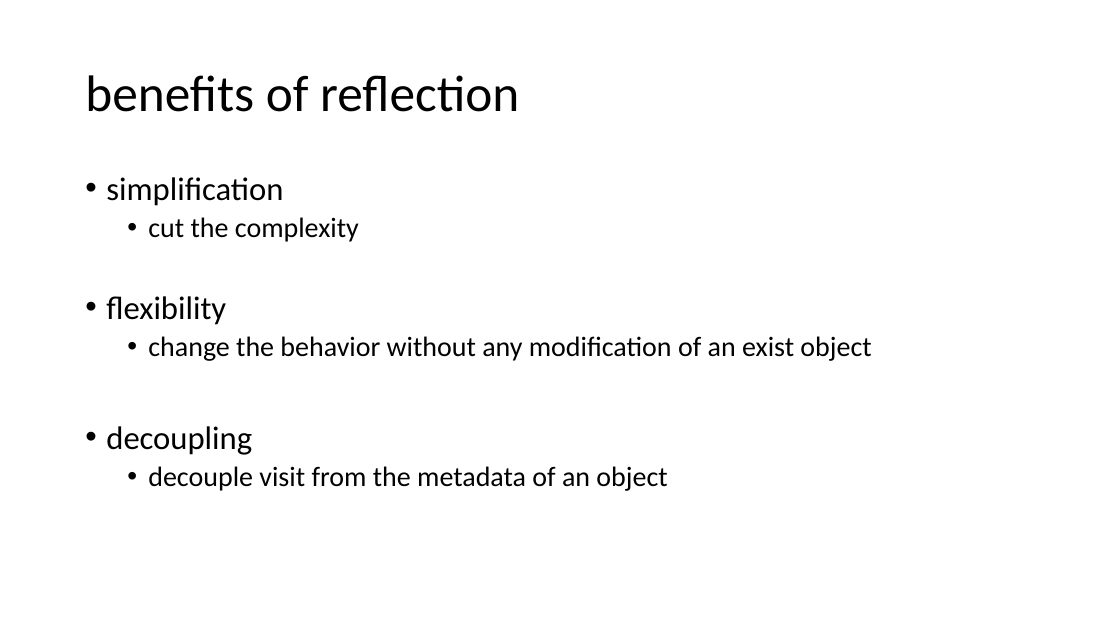
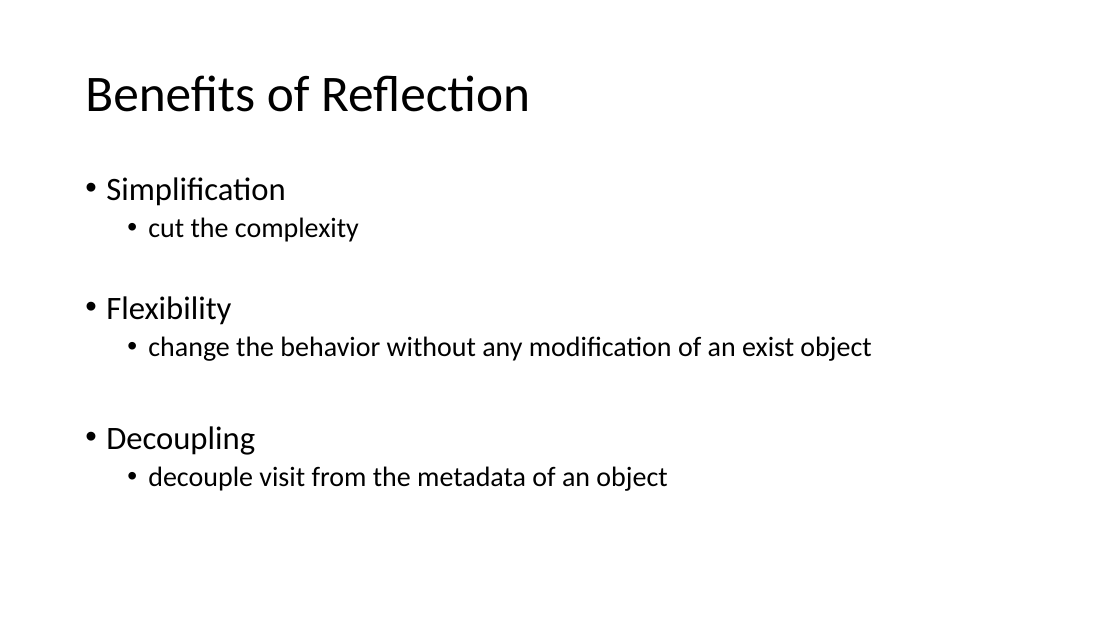
Before and after one commit to qicosmos/cppcon2017, a slide deck: slide 7 of cppcon2017.pptx. Drawn at 1120x630 pixels with LibreOffice and Linux fonts; fonts in the diff are those of the drawing. Boxes give left, top, right and bottom in pixels: in the first picture for what was removed or moved away, otherwise in the second. Text is boxed around its words. In the diff, an @@ line names an element or a change of style, - is before the commit and + after.

```diff
--- a/cppcon2017.pptx
+++ b/cppcon2017.pptx
@@ title at (x1=85, y1=75, x2=530, y2=112): text changed @@
-benefits of reflection
+Benefits of Reflection
@@ text at (x1=106, y1=177, x2=285, y2=206): text changed @@
-• simplification
+• Simplification
@@ text at (x1=106, y1=296, x2=231, y2=325): text changed @@
-• flexibility
+• Flexibility
@@ text at (x1=106, y1=426, x2=255, y2=455): text changed @@
-• decoupling
+• Decoupling
```
Also in this commit, not shown: 36 other slides changed.
